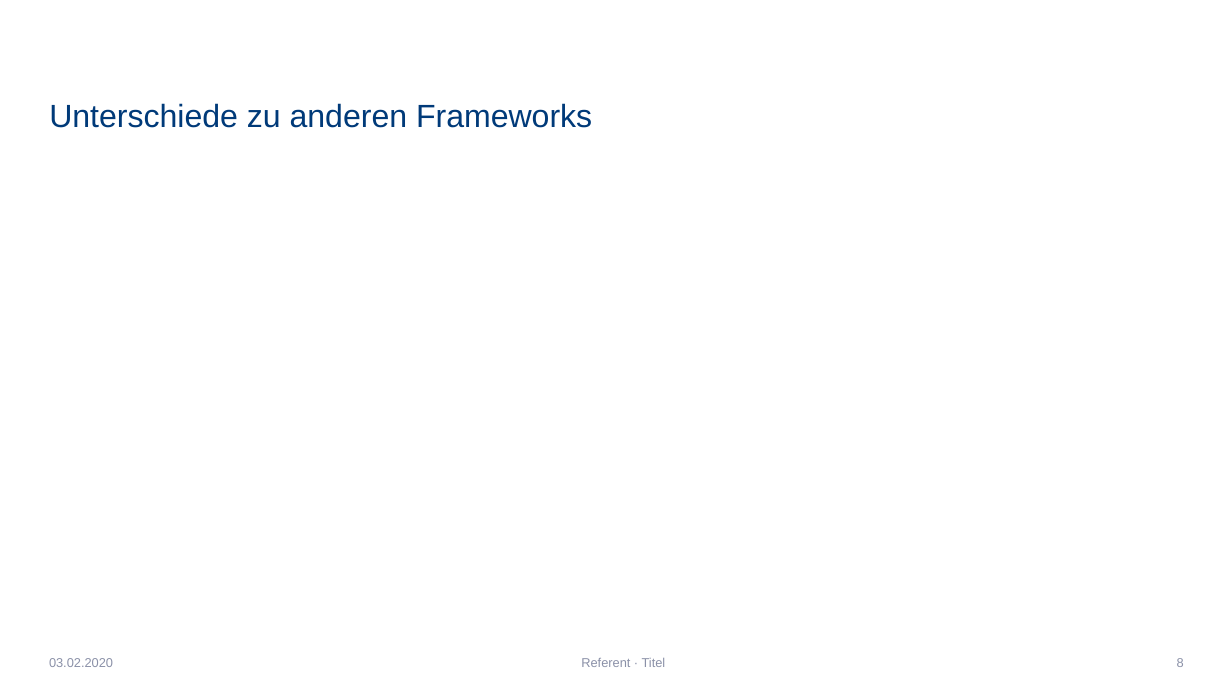
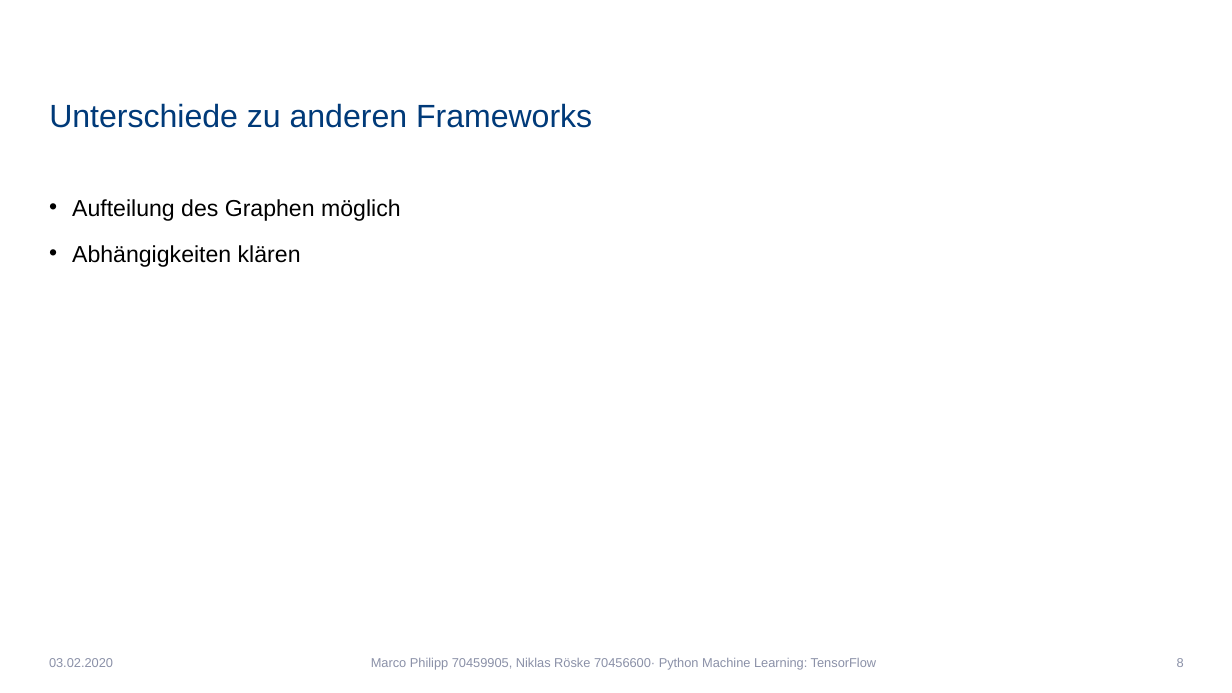
Before and after one commit to Niklas1997Git/Seminar, a slide deck: slide 8 of SeminarPräsentation.pptx. Drawn at 1232x693 pixels with LibreOffice and Linux fonts; fonts in the diff are those of the drawing; background and template pictures are left out. Boxes give left, top, right and bottom in pixels: in the first picture for what was removed or moved away, otherwise in the second. Text is boxed around its words. In the diff, an @@ line names an element or a change of style, - is before the commit and + after.

```diff
--- a/SeminarPräsentation.pptx
+++ b/SeminarPräsentation.pptx
@@ text added at (72,199,401,267), 18 pt, text #000000 @@
+• Aufteilung des Graphen möglich
+• Abhängigkeiten klären
@@ text at (371,658,876,670): text changed @@
-Referent · Titel
+Marco Philipp 70459905, Niklas Röske 70456600· Python Machine Learning: TensorFlow
```
Also in this commit, not shown: 15 other slides changed, 1 slide removed.
